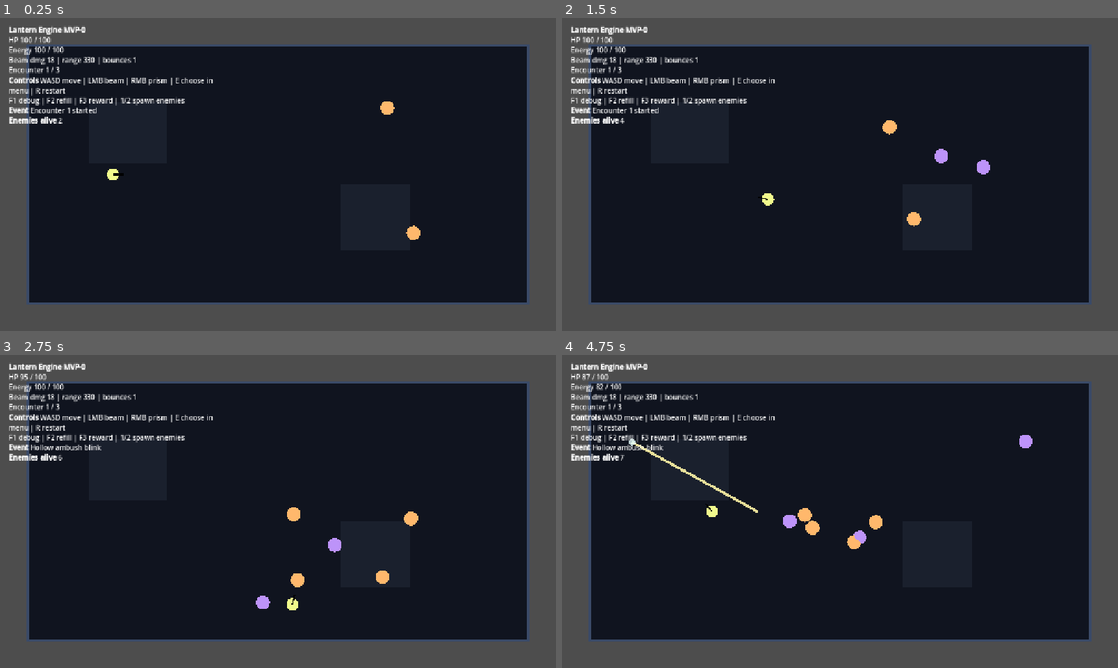
Above: before the commit, frames 1-4 (two rows, left to right).
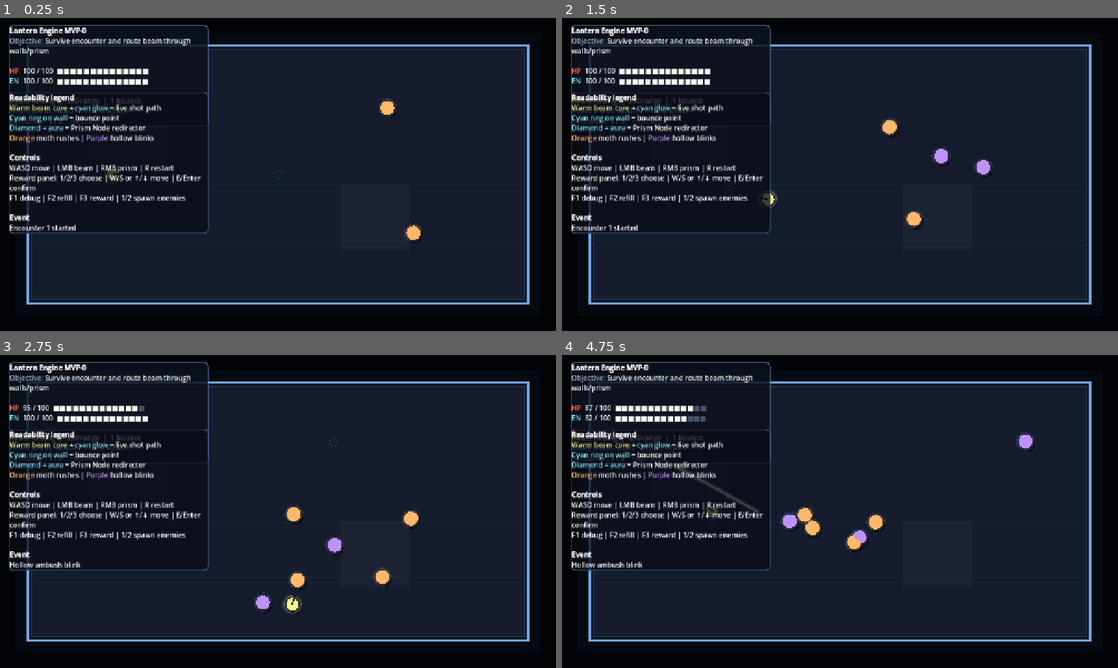
Above: after the commit, the same moments.

Repository: Nopppa/lantern-engine
Game: Godot game, scene res://scenes/main.tscn
Two runs of this game, one before a commit and one after it. Both use one fixed random seed, a clock stepped at 60 frames per second and the inputs below.
Inputs (mouse positions are in pixels of both pictures, inside the frame that each line leads up to):
- Up to frame 1 (0.25 s): no input
- Up to frame 2 (1.5 s): tap Enter (ui_accept) at 0.5, 0.77, 1.07 s; move the mouse to (962, 158) at 0.52 s; hold D (move_right) 0.53-1.28 s; tap E (interact) at 0.6 s; tap 2 (spawn_hollow) at 0.8, 1.35 s; move the mouse to (728, 190) at 1.27 s; hold S (move_down) from 1.28 s (still down)
- Up to frame 3 (2.75 s): tap Enter (ui_accept) at 1.52, 1.82 s; tap 1 (spawn_moth) at 1.55, 2.1 s; move the mouse to (333, 442) at 2.02 s; release S (move_down) at 2.03 s; hold D (move_right) from 2.03 s (still down); hold 3 from 2.03 s (still down)
- Up to frame 4 (4.75 s): move the mouse to (812, 574) at 2.77 s; release D (move_right) at 2.78 s; release 3 at 2.78 s; hold W (move_up) 2.78-3.53 s; tap 3 at 2.85 s; tap Enter (ui_accept) at 3.02, 3.05, 3.32, 3.6, 3.77, 4.07, 4.52 s; move the mouse to (1006, 558) at 3.52 s; hold A (move_left) from 3.53 s (still down); tap E (interact) at 3.8 s; move the mouse to (673, 464) at 4.27 s; click (673, 464) at 4.35 s; tap 2 (spawn_hollow) at 4.55 s

The runs differ from the first frame. In frame 1, 31% of the frame differs, in the area x 0-100%, y 0-100%; in frame 2, 32%; in frame 3, 32%; in frame 4, 32%.

Commit message:
fix: clarify reward selection controls

Diff:
--- a/scripts/run_scene.gd
+++ b/scripts/run_scene.gd
@@ -4,6 +4,11 @@
 const ARENA_RECT := Rect2(Vector2(64, 64), Vector2(1152, 592))
 const PLAYER_RADIUS := 14.0
 const ENEMY_CONTACT_RADIUS := 20.0
+const BEAM_OUTER_COLOR := Color(0.45, 0.95, 1.0, 0.42)
+const BEAM_INNER_COLOR := Color(1.0, 0.96, 0.72, 0.95)
+const BOUNCE_COLOR := Color(0.62, 0.95, 1.0, 0.95)
+const PRISM_COLOR := Color(0.54, 0.93, 1.0, 1.0)
+const SHADOW_COLOR := Color(0.02, 0.03, 0.06, 0.78)
 const UPGRADE_POOL := [
 	{"id": "extra_bounce", "title": "+1 Bounce", "desc": "Refraction Beam gains one extra wall bounce.", "apply": "bounce"},
 	{"id": "beam_range", "title": "Longer Beam", "desc": "Refraction Beam range +180.", "apply": "range"},
@@ -42,7 +47,9 @@
 var hud_label: RichTextLabel
 var status_label: RichTextLabel
 var reward_panel: PanelContainer
+var reward_title_label: Label
 var reward_buttons: Array[Button] = []
+var reward_selection_index := 0
 var world_layer: Node2D
 var fx_layer: Node2D
 var player_node: Node2D
@@ -90,31 +97,52 @@
 	_build_hud()
 	queue_redraw()
 
+func _make_panel_style(bg: Color, border: Color, border_width: int = 2, radius: int = 8) -> StyleBoxFlat:
+	var style := StyleBoxFlat.new()
+	style.bg_color = bg
+	style.border_color = border
+	style.set_border_width_all(border_width)
+	style.set_corner_radius_all(radius)
+	return style
+
 func _build_hud() -> void:
 	hud_label = RichTextLabel.new()
 	hud_label.fit_content = true
 	hud_label.bbcode_enabled = true
 	hud_label.scroll_active = false
+	hud_label.mouse_filter = Control.MOUSE_FILTER_IGNORE
 	hud_label.position = Vector2(20, 16)
-	hud_label.size = Vector2(480, 220)
+	hud_label.size = Vector2(460, 200)
+	hud_label.add_theme_stylebox_override("normal", _make_panel_style(Color(0.05, 0.07, 0.11, 0.84), Color(0.36, 0.5, 0.7, 0.95), 2, 10))
+	hud_label.add_theme_constant_override("margin_left", 14)
+	hud_label.add_theme_constant_override("margin_top", 10)
+	hud_label.add_theme_constant_override("margin_right", 14)
+	hud_label.add_theme_constant_override("margin_bottom", 10)
 	ui_layer.add_child(hud_label)
 	status_label = RichTextLabel.new()
 	status_label.fit_content = true
 	status_label.bbcode_enabled = true
 	status_label.scroll_active = false
-	status_label.position = Vector2(20, 132)
-	status_label.size = Vector2(520, 240)
+	status_label.mouse_filter = Control.MOUSE_FILTER_IGNORE
+	status_label.position = Vector2(20, 170)
+	status_label.size = Vector2(460, 250)
+	status_label.add_theme_stylebox_override("normal", _make_panel_style(Color(0.04, 0.05, 0.09, 0.78), Color(0.27, 0.35, 0.52, 0.95), 2, 10))
+	status_label.add_theme_constant_override("margin_left", 14)
+	status_label.add_theme_constant_override("margin_top", 10)
+	status_label.add_theme_constant_override("margin_right", 14)
+	status_label.add_theme_constant_override("margin_bottom", 10)
 	ui_layer.add_child(status_label)
 	reward_panel = PanelContainer.new()
 	reward_panel.visible = false
 	reward_panel.position = Vector2(360, 170)
 	reward_panel.size = Vector2(560, 320)
+	reward_panel.add_theme_stylebox_override("panel", _make_panel_style(Color(0.05, 0.07, 0.11, 0.95), Color(0.5, 0.78, 1.0, 1.0), 3, 12))
 	var vb := VBoxContainer.new()
 	vb.add_theme_constant_override("separation", 10)
 	reward_panel.add_child(vb)
-	var title := Label.new()
-	title.text = "Choose one Prism upgrade"
-	vb.add_child(title)
+	reward_title_label = Label.new()
+	reward_title_label.text = "Choose one Prism upgrade"
+	vb.add_child(reward_title_label)
 	for i in 3:
 		var btn := Button.new()
 		btn.custom_minimum_size = Vector2(0, 72)
@@ -143,15 +171,16 @@
 		player_hp = player_max_hp
 		energy = max_energy
 		last_event = "Dev refill"
-	if Input.is_action_just_pressed("spawn_moth"):
+	if Input.is_action_just_pressed("spawn_moth") and not reward_pending:
 		_spawn_enemy("moth", _random_spawn())
-	if Input.is_action_just_pressed("spawn_hollow"):
+	if Input.is_action_just_pressed("spawn_hollow") and not reward_pending:
 		_spawn_enemy("hollow", _random_spawn())
 	if Input.is_action_just_pressed("grant_upgrade") and not reward_pending:
 		_show_rewards()
 	if Input.is_action_just_pressed("restart_run"):
 		_restart_run()
 	if reward_pending:
+		_handle_reward_input()
 		_update_ui()
 		queue_redraw()
 		return
@@ -287,7 +316,7 @@
 	world_layer.add_child(prism_node)
 	var marker := Polygon2D.new()
 	marker.polygon = PackedVector2Array([Vector2(0, -20), Vector2(18, 0), Vector2(0, 20), Vector2(-18, 0)])
-	marker.color = Color("8be9fd")
+	marker.color = PRISM_COLOR
 	prism_node.add_child(marker)
 	prism_timer = prism_duration
 	last_event = "Prism Node deployed"
@@ -362,13 +391,40 @@
 func _show_rewards() -> void:
 	reward_pending = true
 	reward_panel.visible = true
+	reward_selection_index = 0
 	var options: Array = UPGRADE_POOL.duplicate()
 	options.shuffle()
 	for i in reward_buttons.size():
 		var reward: Dictionary = options[i]
-		reward_buttons[i].text = "%s\n%s" % [reward["title"], reward["desc"]]
 		reward_buttons[i].set_meta("reward", reward)
+		reward_buttons[i].set_meta("display_text", "[%d] %s\n%s" % [i + 1, reward["title"], reward["desc"]])
+	_update_reward_button_states()
 	last_event = "Reward selection ready"
+
+func _handle_reward_input() -> void:
+	if Input.is_action_just_pressed("move_up") or Input.is_action_just_pressed("ui_up"):
+		reward_selection_index = wrapi(reward_selection_index - 1, 0, reward_buttons.size())
+		_update_reward_button_states()
+	elif Input.is_action_just_pressed("move_down") or Input.is_action_just_pressed("ui_down"):
+		reward_selection_index = wrapi(reward_selection_index + 1, 0, reward_buttons.size())
+		_update_reward_button_states()
+	elif Input.is_action_just_pressed("spawn_moth"):
+		_select_reward(0)
+	elif Input.is_action_just_pressed("spawn_hollow"):
+		_select_reward(1)
+	elif Input.is_physical_key_pressed(KEY_3):
+		_select_reward(2)
+	elif Input.is_action_just_pressed("interact") or Input.is_action_just_pressed("ui_accept"):
+		_select_reward(reward_selection_index)
+
+func _update_reward_button_states() -> void:
+	for i in reward_buttons.size():
+		var selected := i == reward_selection_index
+		var prefix := "> " if selected else "  "
+		reward_buttons[i].text = "%s%s" % [prefix, String(reward_buttons[i].get_meta("display_text", ""))]
+		if selected:
+			reward_buttons[i].grab_focus()
+	reward_title_label.text = "Choose one Prism upgrade — [1/2/3] direct select, [W/S or ↑/↓] move, [E/Enter] confirm"
 
 func _select_reward(index: int) -> void:
 	if index >= reward_buttons.size():
@@ -410,9 +466,16 @@
 func _random_spawn() -> Vector2:
 	return Vector2(randf_range(840, 1080), randf_range(120, 600))
 
+func _bar(value: float, max_value: float, width: int = 14) -> String:
+	var filled := int(round(clamp(value / max(max_value, 0.001), 0.0, 1.0) * width))
+	return "[color=#f8f8f2]%s[/color][color=#4a5468]%s[/color]" % ["■".repeat(filled), "■".repeat(width - filled)]
+
 func _update_ui() -> void:
-	hud_label.text = "[b]Lantern Engine MVP-0[/b]\nHP %.0f / %.0f\nEnergy %.0f / %.0f\nBeam dmg %.0f | range %.0f | bounces %d\nEncounter %d / %d%s" % [player_hp, player_max_hp, energy, max_energy, beam_damage, beam_range, beam_bounces, min(encounter_index + 1, encounters.size()), encounters.size(), "\nPress R to restart" if run_over else ""]
-	status_label.text = "[b]Controls[/b] WASD move | LMB beam | RMB prism | E choose in menu | R restart\nF1 debug | F2 refill | F3 reward | 1/2 spawn enemies\n[b]Event[/b] %s\n[b]Enemies alive[/b] %d" % [last_event, _alive_enemy_count()]
+	var beam_ready := "[color=#8be9fd]READY[/color]" if beam_timer <= 0.0 else "[color=#ffb86c]%.2fs[/color]" % beam_timer
+	var prism_state := "[color=#8be9fd]ACTIVE %.1fs[/color]" % prism_timer if prism_node else "[color=#50fa7b]READY[/color]"
+	var objective := "Pick one upgrade" if reward_pending else ("Survive encounter and route beam through walls/prism" if not run_over else "Press R to restart")
+	hud_label.text = "[b]Lantern Engine MVP-0[/b]\n[color=#a4b1cd]Objective:[/color] %s\n\n[color=#ff6b6b]HP[/color]  %.0f / %.0f  %s\n[color=#8be9fd]EN[/color]  %.0f / %.0f  %s\n\n[color=#f1fa8c]Beam[/color] %.0f dmg  |  %.0f range  |  %d bounce\n[color=#a4b1cd]Beam status:[/color] %s    [color=#a4b1cd]Prism:[/color] %s\n[color=#a4b1cd]Encounter:[/color] %d / %d    [color=#a4b1cd]Enemies:[/color] %d" % [objective, player_hp, player_max_hp, _bar(player_hp, player_max_hp), energy, max_energy, _bar(energy, max_energy), beam_damage, beam_range, beam_bounces, beam_ready, prism_state, min(encounter_index + 1, encounters.size()), encounters.size(), _alive_enemy_count()]
+	status_label.text = "[b]Readability legend[/b]\n[color=#f1fa8c]Warm beam core[/color] + [color=#8be9fd]cyan glow[/color] = live shot path\n[color=#8be9fd]Cyan ring on wall[/color] = bounce point\n[color=#8be9fd]Diamond + aura[/color] = Prism Node redirector\n[color=#ffb86c]Orange[/color] moth rushes | [color=#bd93f9]Purple[/color] hollow blinks\n\n[b]Controls[/b]\nWASD move | LMB beam | RMB prism | R restart\nReward panel: 1/2/3 choose | W/S or ↑/↓ move | E/Enter confirm\nF1 debug | F2 refill | F3 reward | 1/2 spawn enemies\n\n[b]Event[/b]\n%s" % [last_event]
 
 func _alive_enemy_count() -> int:
 	var alive := 0
@@ -422,21 +485,55 @@
 	return alive
 
 func _draw() -> void:
-	draw_rect(ARENA_RECT, Color("10141f"), true)
-	draw_rect(ARENA_RECT, Color("3a4a68"), false, 4.0)
-	draw_rect(Rect2(ARENA_RECT.position + Vector2(140, 130), Vector2(180, 140)), Color(0.18, 0.21, 0.28, 0.35), true)
-	draw_rect(Rect2(ARENA_RECT.position + Vector2(720, 320), Vector2(160, 150)), Color(0.18, 0.21, 0.28, 0.35), true)
+	var viewport_rect := get_viewport_rect()
+	draw_rect(viewport_rect, Color(0.01, 0.015, 0.03, 1.0), true)
+	draw_rect(ARENA_RECT.grow(28.0), Color(0.02, 0.04, 0.07, 0.88), true)
+	draw_rect(ARENA_RECT, Color("111827"), true)
+	draw_rect(Rect2(ARENA_RECT.position + Vector2(10, 10), ARENA_RECT.size - Vector2(20, 20)), Color(0.08, 0.11, 0.18, 0.92), true)
+	for x in range(int(ARENA_RECT.position.x) + 64, int(ARENA_RECT.end.x), 128):
+		draw_line(Vector2(x, ARENA_RECT.position.y + 14), Vector2(x, ARENA_RECT.end.y - 14), Color(0.3, 0.42, 0.58, 0.08), 1.0)
+	for y in range(int(ARENA_RECT.position.y) + 64, int(ARENA_RECT.end.y), 128):
+		draw_line(Vector2(ARENA_RECT.position.x + 14, y), Vector2(ARENA_RECT.end.x - 14, y), Color(0.3, 0.42, 0.58, 0.08), 1.0)
+	draw_rect(ARENA_RECT, Color(0.46, 0.68, 0.95, 0.95), false, 6.0)
+	draw_rect(ARENA_RECT.grow(-8.0), Color(0.76, 0.9, 1.0, 0.18), false, 2.0)
+	draw_rect(Rect2(ARENA_RECT.position + Vector2(140, 130), Vector2(180, 140)), Color(0.18, 0.21, 0.28, 0.26), true)
+	draw_rect(Rect2(ARENA_RECT.position + Vector2(720, 320), Vector2(160, 150)), Color(0.18, 0.21, 0.28, 0.26), true)
 	if prism_node:
-		draw_circle(prism_node.position, 34.0, Color(0.2, 0.9, 1.0, 0.08))
+		var pulse := 0.78 + 0.22 * sin(Time.get_ticks_msec() / 160.0)
+		draw_circle(prism_node.position, 40.0, Color(PRISM_COLOR.r, PRISM_COLOR.g, PRISM_COLOR.b, 0.08 * pulse))
+		draw_arc(prism_node.position, 26.0, 0.0, TAU, 40, Color(PRISM_COLOR.r, PRISM_COLOR.g, PRISM_COLOR.b, 0.85), 3.0)
+		draw_arc(prism_node.position, 18.0, 0.0, TAU, 32, Color(1.0, 1.0, 1.0, 0.45), 1.5)
+		draw_line(prism_node.position + Vector2(-24, 0), prism_node.position + Vector2(24, 0), Color(1.0, 1.0, 1.0, 0.16), 2.0)
+		draw_line(prism_node.position + Vector2(0, -24), prism_node.position + Vector2(0, 24), Color(1.0, 1.0, 1.0, 0.16), 2.0)
+		var prism_preview_dir := facing.rotated(deg_to_rad(55.0 if facing.y >= 0.0 else -55.0)).normalized()
+		draw_line(prism_node.position, prism_node.position + prism_preview_dir * 46.0, Color(PRISM_COLOR.r, PRISM_COLOR.g, PRISM_COLOR.b, 0.4), 2.0)
 	for enemy: Dictionary in enemies:
 		if not is_instance_valid(enemy["node"]):
 			continue
 		var color: Color = Color("ffb86c") if enemy["type"] == "moth" else Color("bd93f9")
 		if enemy["flash"] > 0.0:
 			color = Color.WHITE
+		draw_circle(enemy["node"].position + Vector2(4, 6), enemy["radius"] + 2.0, SHADOW_COLOR)
+		draw_circle(enemy["node"].position, enemy["radius"] + 4.0, Color(color.r, color.g, color.b, 0.18))
 		draw_circle(enemy["node"].position, enemy["radius"], color)
-	for segment in beam_segments:
-		draw_line(segment[0], segment[1], Color(1.0, 0.96, 0.65, 0.9), 6.0)
-		draw_circle(segment[1], 8.0, Color(0.9, 1.0, 1.0, 0.8))
-	draw_circle(player_pos, PLAYER_RADIUS + beam_flash * 6.0, Color("f1fa8c"))
-	draw_line(player_pos, player_pos + facing * 24.0, Color.BLACK, 3.0)
+		draw_arc(enemy["node"].position, enemy["radius"] + 6.0, 0.0, TAU, 24, Color(1.0, 1.0, 1.0, 0.08), 1.0)
+	for i in range(beam_segments.size()):
+		var segment: Array = beam_segments[i]
+		draw_line(segment[0], segment[1], BEAM_OUTER_COLOR, 12.0)
+		draw_line(segment[0], segment[1], BEAM_INNER_COLOR, 5.0)
+		draw_circle(segment[0], 5.0, Color(1.0, 1.0, 1.0, 0.28))
+		var end_radius := 11.0 if i < beam_segments.size() - 1 else 8.0
+		var end_color := BOUNCE_COLOR if i < beam_segments.size() - 1 else Color(0.92, 1.0, 1.0, 0.82)
+		draw_circle(segment[1], end_radius, Color(end_color.r, end_color.g, end_color.b, 0.22))
+		draw_circle(segment[1], end_radius * 0.55, end_color)
+	draw_circle(player_pos + Vector2(4, 6), PLAYER_RADIUS + 4.0, SHADOW_COLOR)
+	draw_circle(player_pos, PLAYER_RADIUS + 9.0 + beam_flash * 8.0, Color(0.95, 0.98, 0.63, 0.14 + beam_flash * 0.22))
+	draw_circle(player_pos, PLAYER_RADIUS + beam_flash * 5.0, Color("f1fa8c"))
+	draw_arc(player_pos, PLAYER_RADIUS + 5.0, 0.0, TAU, 24, Color(1.0, 1.0, 1.0, 0.18), 1.5)
+	draw_line(player_pos, player_pos + facing * 24.0, Color.BLACK, 4.0)
+	draw_line(player_pos, player_pos + facing * 24.0, Color(0.16, 0.2, 0.28, 1.0), 2.0)
+	var mouse_world := get_global_mouse_position()
+	if ARENA_RECT.has_point(mouse_world):
+		draw_arc(mouse_world, 10.0, 0.0, TAU, 20, Color(0.85, 0.95, 1.0, 0.45), 1.5)
+		draw_line(mouse_world + Vector2(-6, 0), mouse_world + Vector2(6, 0), Color(0.85, 0.95, 1.0, 0.25), 1.0)
+		draw_line(mouse_world + Vector2(0, -6), mouse_world + Vector2(0, 6), Color(0.85, 0.95, 1.0, 0.25), 1.0)
Not shown, changed: export_presets.cfg
Not shown, changed: CHANGELOG.md
Not shown, changed: README.md
Not shown, changed: VERSION
Not shown, changed: docs/devlog.md
Not shown, changed: docs/run-controls.md
